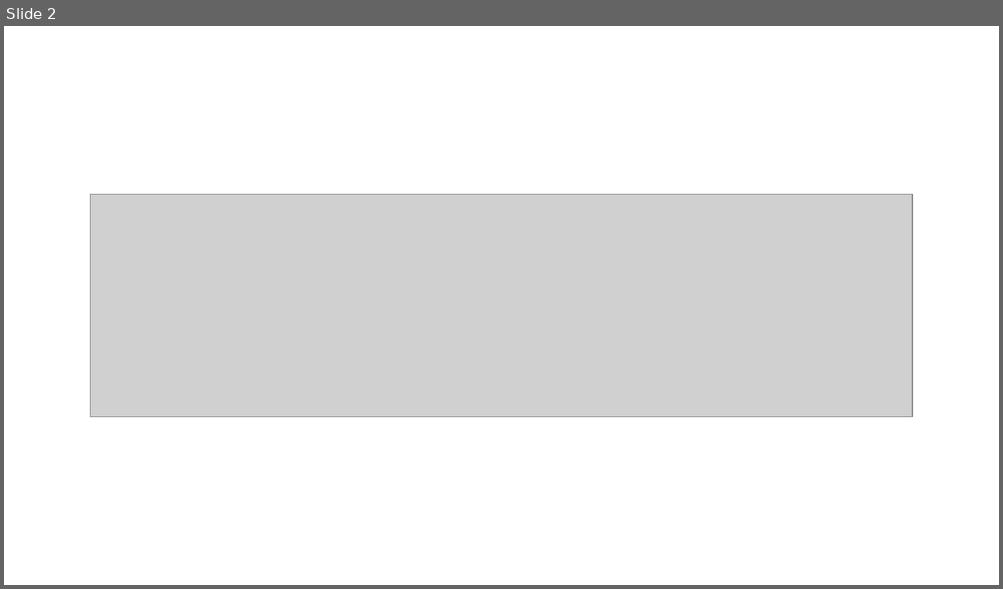
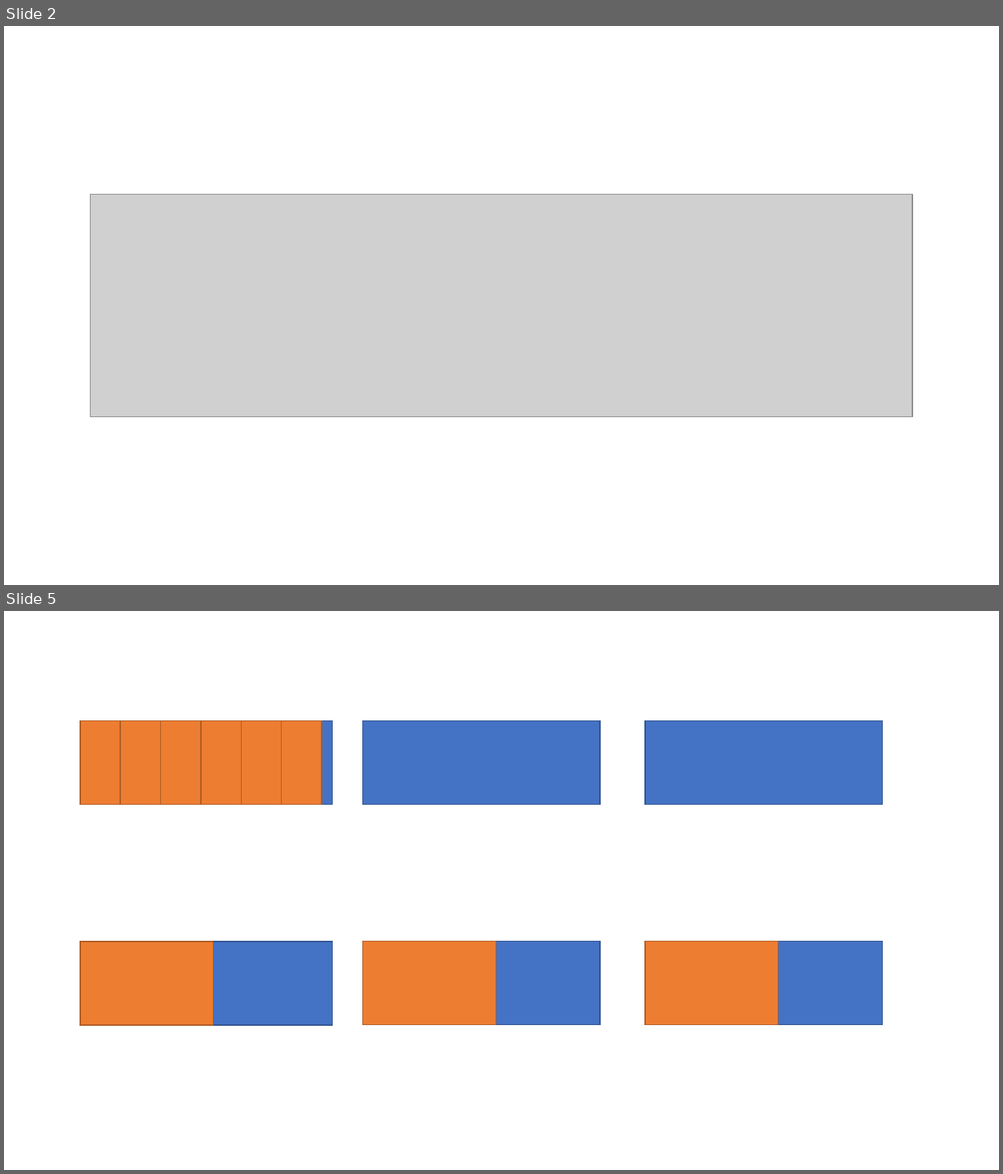
Before and after one commit to Hoit-23o2/HoitOS, a slide deck: Src/test-res/绘图.pptx. Shown one above the other, each under a label of ours: slide 2 before the commit, slides 2 and 5 after it; the slides between them are not shown. The pictures are 1003x589 and 1003x1174 pixels, drawn with LibreOffice and Linux fonts; fonts in the diff are those of the drawing; grey boxes stand for pictures. Boxes give left, top, right and bottom in pixels: in the first picture for what was removed or moved away, otherwise in the second. Text is boxed around its words. In the diff, an @@ line names an element or a change of style, - is before the commit and + after.

```diff
--- a/Src/test-res/绘图.pptx
+++ b/Src/test-res/绘图.pptx
@@ slide 5 added at box(4, 611, 999, 1170), background #FFFFFF @@
@@ rectangle added at box(80, 721, 333, 804), fill #4472C4, outline #325491 1 pt @@
@@ rectangle added at box(80, 721, 120, 804), fill #ED7D31, outline #AF5C24 1 pt @@
@@ rectangle added at box(120, 721, 161, 804), fill #ED7D31, outline #AF5C24 1 pt @@
@@ rectangle added at box(161, 721, 201, 804), fill #ED7D31, outline #AF5C24 1 pt @@
@@ rectangle added at box(201, 721, 242, 804), fill #ED7D31, outline #AF5C24 1 pt @@
@@ rectangle added at box(242, 721, 282, 804), fill #ED7D31, outline #AF5C24 1 pt @@
@@ rectangle added at box(282, 721, 322, 804), fill #ED7D31, outline #AF5C24 1 pt @@
@@ rectangle added at box(363, 721, 600, 804), fill #4472C4, outline #325491 1 pt @@
@@ rectangle added at box(645, 721, 882, 804), fill #4472C4, outline #325491 1 pt @@
@@ rectangle added at box(80, 942, 333, 1025), fill #4472C4, outline #325491 1 pt @@
@@ rectangle added at box(80, 942, 213, 1025), fill #ED7D31, outline #AF5C24 1 pt @@
@@ rectangle added at box(363, 942, 600, 1025), fill #4472C4, outline #325491 1 pt @@
@@ rectangle added at box(363, 942, 495, 1025), fill #ED7D31, outline #AF5C24 1 pt @@
@@ rectangle added at box(645, 942, 882, 1025), fill #4472C4, outline #325491 1 pt @@
@@ rectangle added at box(645, 942, 778, 1025), fill #ED7D31, outline #AF5C24 1 pt @@
```
Also in this commit, not shown: 2 other slides added, 11 other files.
